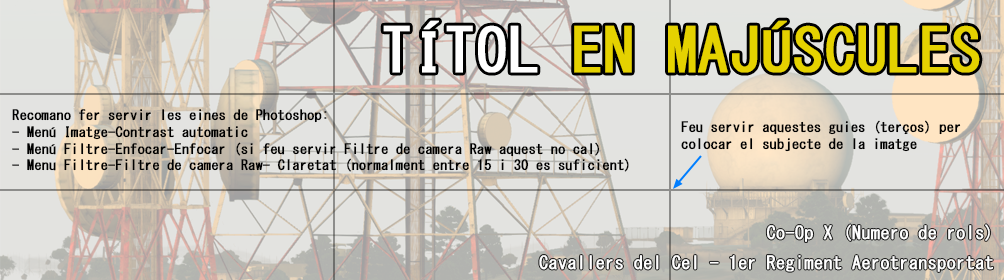
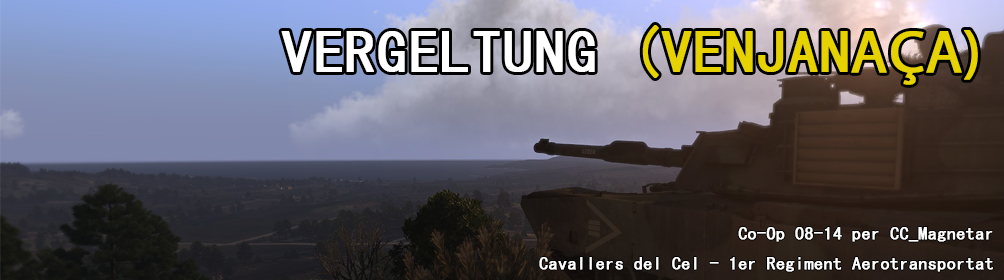
Comparing the layer stacks of the two (1004, 280) images. Changes:
renamed "Co-Op X (Numero de rols) Cavallers del Cel - 1er Regiment Aerot" to "Co-Op 08-14 per CC_Magnetar Cavallers del Cel - 1er Regiment Ae", painted on it over [539, 224, 994, 272]
renamed "TÍTOL EN MAJÚSCULES" to "VERGELTUNG (VENJANAÇA)", painted on it over [281, 20, 980, 85]
added layer "Layer 1" above "IMATGE DE FONS" over [0, 0, 1004, 280]
hid "IMATGE DE FONS" over [0, 0, 1004, 280]
